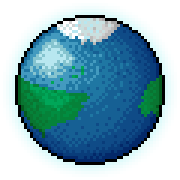
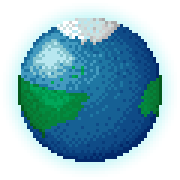
Layer changes from the first 180x180 image to the second:
painted on "Layer" over [15, 15, 165, 165]
